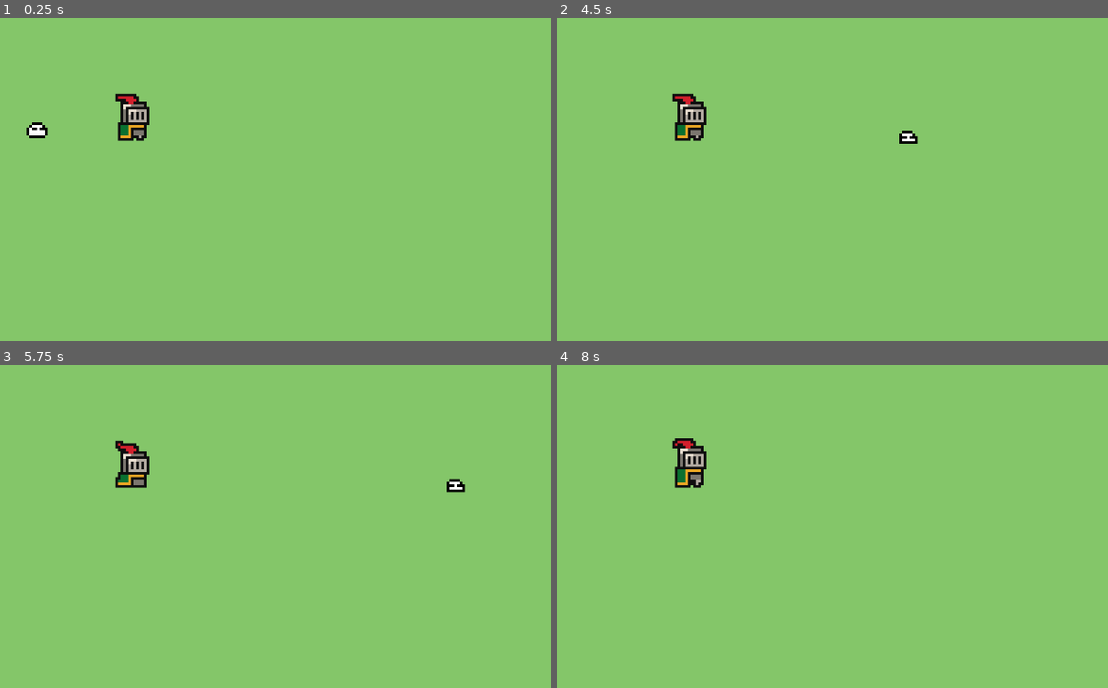
Above: before the commit, frames 1-4 (two rows, left to right).
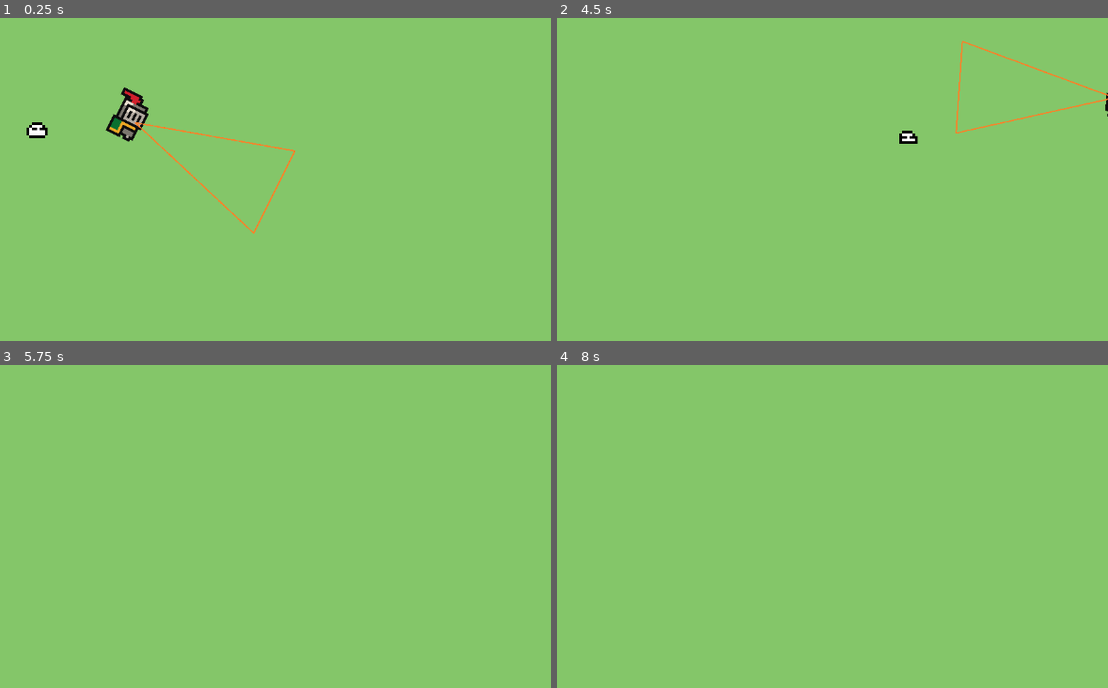
Above: after the commit, the same moments.

Repository: VMormoris/tinycreatures
Game: Godot game, scene res://Scenes/MainScene.tscn
The game is run twice, just before and just after one commit, with the same random seed, the same clock (stepped at 60 frames per second) and the same inputs.
Inputs (mouse positions are in pixels of both pictures, inside the frame that each line leads up to):
- Up to frame 1 (0.25 s): no input
- Up to frame 2 (4.5 s): move the mouse to (898, 108) at 0.52 s; press the mouse at (898, 108) at 0.53 s; hold D (Right, bound only after the commit) 0.53-1.28 s; move the mouse to (584, 150) at 1.27 s; release the mouse at (584, 150) at 1.28 s; hold S (Down, bound only after the commit) 1.28-2.03 s; click (584, 150) at 1.35 s; move the mouse to (804, 37) at 2.02 s; press the mouse at (804, 37) at 2.03 s; hold D (Right, bound only after the commit) 2.03-2.78 s; move the mouse to (694, 215) at 2.77 s; release the mouse at (694, 215) at 2.78 s; hold W (Up, bound only after the commit) 2.78-3.53 s; click (694, 215) at 2.85 s; move the mouse to (959, 192) at 3.52 s; press the mouse at (959, 192) at 3.53 s; hold A (Left, bound only after the commit) from 3.53 s (still down); move the mouse to (outside the picture) at 4.27 s; release the mouse at (outside the picture) at 4.28 s; click (outside the picture) at 4.35 s
- Up to frame 3 (5.75 s): move the mouse to (214, 478) at 5.02 s; release A (Left, bound only after the commit) at 5.03 s; press the mouse at (214, 478) at 5.03 s; hold S (Down, bound only after the commit) from 5.03 s (still down)
- Up to frame 4 (8 s): move the mouse to (617, 371) at 5.77 s; release S (Down, bound only after the commit) at 5.78 s; release the mouse at (617, 371) at 5.78 s; hold D (Right, bound only after the commit) 5.78-6.53 s; click (617, 371) at 5.85 s; move the mouse to (898, 455) at 6.52 s; press the mouse at (898, 455) at 6.53 s; hold W (Up, bound only after the commit) 6.53-7.28 s; move the mouse to (584, 497) at 7.27 s; release the mouse at (584, 497) at 7.28 s; hold D (Right, bound only after the commit) from 7.28 s (still down); click (584, 497) at 7.35 s

The runs differ from the first frame. In frame 1, 1.2% of the frame differs, in the area x 19-54%, y 21-67%; in frame 2, 1.2%, in the area x 20-100%, y 6-39%; in frame 3, 0.9%; in frame 4, 0.8%.

Commit message:
Player movement and vaccum start

Diff:
--- a/Nodes/Enemy.tscn
+++ b/Nodes/Enemy.tscn
@@ -72,6 +72,8 @@
 "speed": 3.0
 }]
 
+[sub_resource type="CircleShape2D" id="CircleShape2D_s6kcj"]
+
 [node name="Blob" type="Area2D"]
 script = ExtResource("1_oqb8d")
 JUMP_VELOCIY = -16.0
@@ -81,3 +83,6 @@
 animation = &"Moving"
 autoplay = "Moving"
 frame_progress = 0.199459
+
+[node name="CollisionShape2D" type="CollisionShape2D" parent="."]
+shape = SubResource("CircleShape2D_s6kcj")
--- a/Nodes/Player.tscn
+++ b/Nodes/Player.tscn
@@ -1,6 +1,8 @@
-[gd_scene load_steps=7 format=3 uid="uid://cjhgksjbc0fuu"]
+[gd_scene load_steps=9 format=3 uid="uid://cjhgksjbc0fuu"]
 
+[ext_resource type="Script" path="res://Scripts/PlayerController.gd" id="1_pwwfk"]
 [ext_resource type="Texture2D" uid="uid://bmtfol3irxq7e" path="res://Assets/3rdParty/Sprites/brackeys/knight.png" id="1_s5gxh"]
+[ext_resource type="Texture2D" uid="uid://dh1cls78oxbjc" path="res://Assets/Sprites/Triangle.png" id="3_eccgw"]
 
 [sub_resource type="AtlasTexture" id="AtlasTexture_v5o8q"]
 atlas = ExtResource("1_s5gxh")
@@ -39,9 +41,24 @@
 }]
 
 [node name="Player" type="CharacterBody2D"]
+script = ExtResource("1_pwwfk")
 
 [node name="AnimatedSprite2D" type="AnimatedSprite2D" parent="."]
 sprite_frames = SubResource("SpriteFrames_rrr48")
 animation = &"Idle"
 autoplay = "Idle"
 frame_progress = 0.836633
+
+[node name="Sprite2D" type="Sprite2D" parent="."]
+position = Vector2(28, 3)
+rotation = -1.5708
+scale = Vector2(0.1, 0.1)
+texture = ExtResource("3_eccgw")
+
+[node name="Area2D" type="Area2D" parent="Sprite2D"]
+
+[node name="CollisionPolygon2D" type="CollisionPolygon2D" parent="Sprite2D/Area2D"]
+scale = Vector2(1, 1)
+polygon = PackedVector2Array(-12.5, -250, 162.5, 344, -187.5, 344)
+
+[connection signal="area_entered" from="Sprite2D/Area2D" to="." method="_on_area_2d_area_entered"]
--- a/Scenes/test.tscn
+++ b/Scenes/test.tscn
@@ -16,4 +16,7 @@
 zoom = Vector2(4, 4)
 
 [node name="Player" parent="." instance=ExtResource("3_ijue1")]
+unique_name_in_owner = true
 position = Vector2(-16, -8)
+
+[connection signal="capture" from="Player" to="Enemy" method="_on_player_capture"]
--- a/Scripts/EnemyController.gd
+++ b/Scripts/EnemyController.gd
@@ -6,13 +6,19 @@
 @export var JUMP_VELOCIY: float = -10.0
 
 @onready var sr: AnimatedSprite2D = $AnimatedSprite2D
+@onready var player: CharacterBody2D = %Player
 var velocityY: float = 0.0
 var touching_ground: bool = true
+var ableToMove: bool = true
 
 # Called every frame. 'delta' is the elapsed time since the previous frame.
 func _process(delta: float) -> void:
-	moveHorizontally(delta)
-	moveVertically(delta)
+	if(ableToMove):
+		moveHorizontally(delta)
+		moveVertically(delta)
+	else:
+		moveToPlayer(delta)
+		ableToMove = true
 
 func moveHorizontally(delta: float) -> void:
 	if (sr.frame > 1):
@@ -28,3 +34,13 @@
 	if not touching_ground:
 		position.y += velocityY * delta + 0.5 * g * delta * delta
 		velocityY += g * delta
+
+func moveToPlayer(delta: float) -> void:
+	print("Elo")
+	position = player.position
+	#position = position.direction_tosd(player.posistion) * SPEED * delta
+	if(position == player.position):
+		queue_free()
+
+func _on_player_capture() -> void:
+	ableToMove = false
--- /dev/null
+++ b/Scripts/PlayerController.gd
@@ -0,0 +1,23 @@
+extends CharacterBody2D
+
+signal capture
+
+const SPEED = 300.0
+var succ = false
+
+
+func _physics_process(delta: float) -> void:
+	# Get the input direction and handle the movement/deceleration.
+	# As good practice, you should replace UI actions with custom gameplay actions.
+	look_at(get_global_mouse_position())
+	var direction := Input.get_vector("Left","Right","Up","Down")
+	velocity = direction * SPEED
+	Shoot()
+	move_and_slide()
+
+func Shoot() -> void:
+	if(Input.is_action_pressed("Shoot") && succ):
+		capture.emit()
+
+func _on_area_2d_area_entered(area: Area2D) -> void:
+	succ = true
--- a/project.godot
+++ b/project.godot
@@ -15,6 +15,38 @@
 config/features=PackedStringArray("4.3", "Forward Plus")
 config/icon="res://icon.svg"
 
+[input]
+
+Up={
+"deadzone": 0.5,
+"events": [Object(InputEventKey,"resource_local_to_scene":false,"resource_name":"","device":-1,"window_id":0,"alt_pressed":false,"shift_pressed":false,"ctrl_pressed":false,"meta_pressed":false,"pressed":false,"keycode":0,"physical_keycode":87,"key_label":0,"unicode":119,"location":0,"echo":false,"script":null)
+, Object(InputEventKey,"resource_local_to_scene":false,"resource_name":"","device":-1,"window_id":0,"alt_pressed":false,"shift_pressed":false,"ctrl_pressed":false,"meta_pressed":false,"pressed":false,"keycode":0,"physical_keycode":4194320,"key_label":0,"unicode":0,"location":0,"echo":false,"script":null)
+]
+}
+Down={
+"deadzone": 0.5,
+"events": [Object(InputEventKey,"resource_local_to_scene":false,"resource_name":"","device":-1,"window_id":0,"alt_pressed":false,"shift_pressed":false,"ctrl_pressed":false,"meta_pressed":false,"pressed":false,"keycode":0,"physical_keycode":83,"key_label":0,"unicode":115,"location":0,"echo":false,"script":null)
+, Object(InputEventKey,"resource_local_to_scene":false,"resource_name":"","device":-1,"window_id":0,"alt_pressed":false,"shift_pressed":false,"ctrl_pressed":false,"meta_pressed":false,"pressed":false,"keycode":0,"physical_keycode":4194322,"key_label":0,"unicode":0,"location":0,"echo":false,"script":null)
+]
+}
+Left={
+"deadzone": 0.5,
+"events": [Object(InputEventKey,"resource_local_to_scene":false,"resource_name":"","device":-1,"window_id":0,"alt_pressed":false,"shift_pressed":false,"ctrl_pressed":false,"meta_pressed":false,"pressed":false,"keycode":0,"physical_keycode":65,"key_label":0,"unicode":97,"location":0,"echo":false,"script":null)
+, Object(InputEventKey,"resource_local_to_scene":false,"resource_name":"","device":-1,"window_id":0,"alt_pressed":false,"shift_pressed":false,"ctrl_pressed":false,"meta_pressed":false,"pressed":false,"keycode":0,"physical_keycode":4194319,"key_label":0,"unicode":0,"location":0,"echo":false,"script":null)
+]
+}
+Right={
+"deadzone": 0.5,
+"events": [Object(InputEventKey,"resource_local_to_scene":false,"resource_name":"","device":-1,"window_id":0,"alt_pressed":false,"shift_pressed":false,"ctrl_pressed":false,"meta_pressed":false,"pressed":false,"keycode":0,"physical_keycode":68,"key_label":0,"unicode":100,"location":0,"echo":false,"script":null)
+, Object(InputEventKey,"resource_local_to_scene":false,"resource_name":"","device":-1,"window_id":0,"alt_pressed":false,"shift_pressed":false,"ctrl_pressed":false,"meta_pressed":false,"pressed":false,"keycode":0,"physical_keycode":4194321,"key_label":0,"unicode":0,"location":0,"echo":false,"script":null)
+]
+}
+Shoot={
+"deadzone": 0.5,
+"events": [Object(InputEventMouseButton,"resource_local_to_scene":false,"resource_name":"","device":-1,"window_id":0,"alt_pressed":false,"shift_pressed":false,"ctrl_pressed":false,"meta_pressed":false,"button_mask":1,"position":Vector2(116, 16),"global_position":Vector2(125, 62),"factor":1.0,"button_index":1,"canceled":false,"pressed":true,"double_click":false,"script":null)
+]
+}
+
 [rendering]
 
 textures/canvas_textures/default_texture_filter=0
Binary file added: Assets/Sprites/Triangle.png
Not shown, added: Assets/Sprites/Triangle.png.import
Not shown: 1 places in Nodes/Enemy.tscn that only renumber resources
